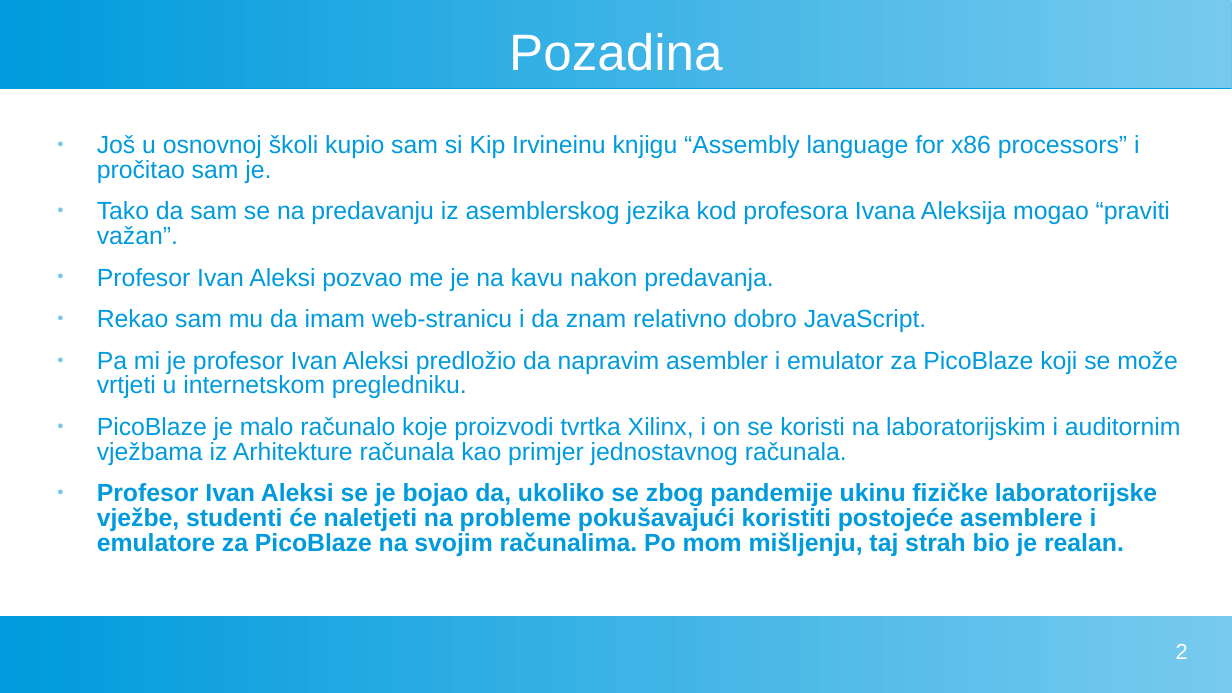
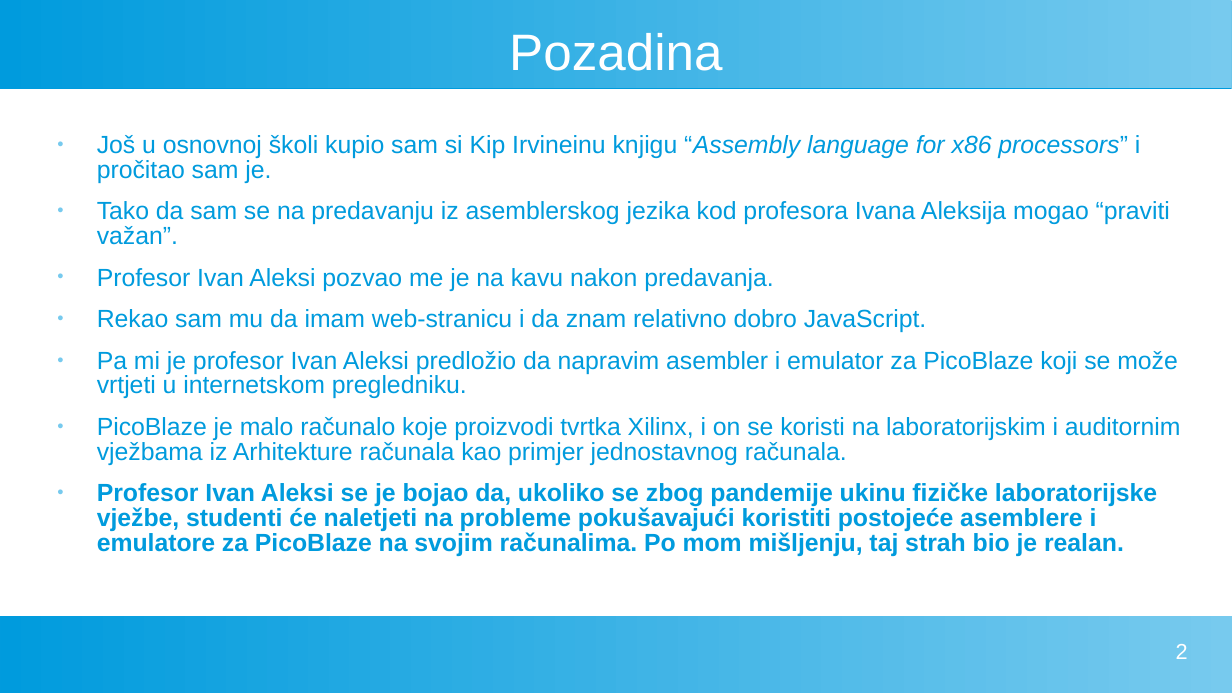
Before and after one commit to FlatAssembler/FlatAssembler.github.io, a slide deck: slide 2 of PicoBlaze/PicoBlaze.ppt. Drawn at 1232x693 pixels with LibreOffice and Linux fonts; fonts in the diff are those of the drawing. Boxes give left, top, right and bottom in pixels: in the first picture for what was removed or moved away, otherwise in the second. Text is boxed around its words. In the diff, an @@ line names an element or a change of style, - is before the commit and + after.

```diff
--- a/PicoBlaze/PicoBlaze.ppt
+++ b/PicoBlaze/PicoBlaze.ppt
@@ text at [97,135,1141,183]: italic on in "“Assembly language for x86 processors”" @@
```
Also in this commit, not shown: 1 other slide changed, 1 slide added.
